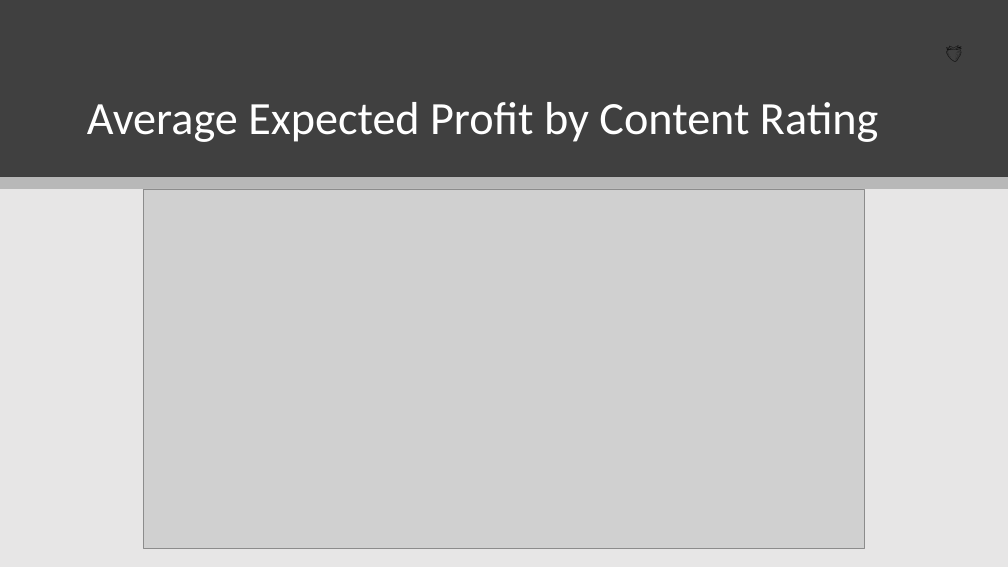
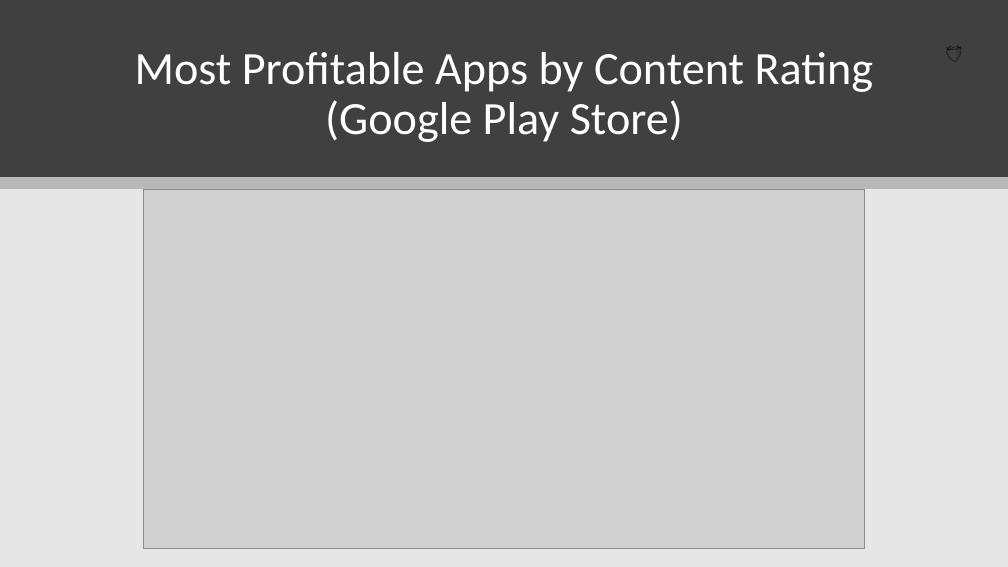
Before and after one commit to ryanhilber93/app-trader-strawberries, a slide deck: slide 6 of presentation/strawberries_app_trader_presentation.pptx (slide 5 before the commit). Drawn at 1008x567 pixels with LibreOffice and Linux fonts; fonts in the diff are those of the drawing; grey boxes stand for pictures. Boxes give left, top, right and bottom in pixels: in the first picture for what was removed or moved away, otherwise in the second. Text is boxed around its words. In the diff, an @@ line names an element or a change of style, - is before the commit and + after.

```diff
--- a/presentation/strawberries_app_trader_presentation.pptx
+++ b/presentation/strawberries_app_trader_presentation.pptx
@@ title at <box>135,52,873,142</box>: text changed @@
-Average Expected Profit by Content Rating
+Most Profitable Apps by Content Rating (Google Play Store)
```
Also in this commit, not shown: 6 other slides changed, 8 slides added, 2 slides removed, 2 other files.
